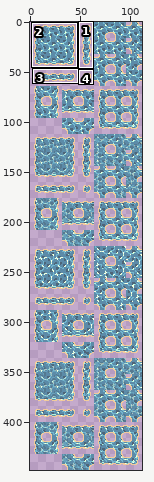
Two states of a sprite sheet, assets/sprites/terrain/ocean.png. The first picture is a wide view before the edit; the outline marks the close-up.
Close-up. The starting point:
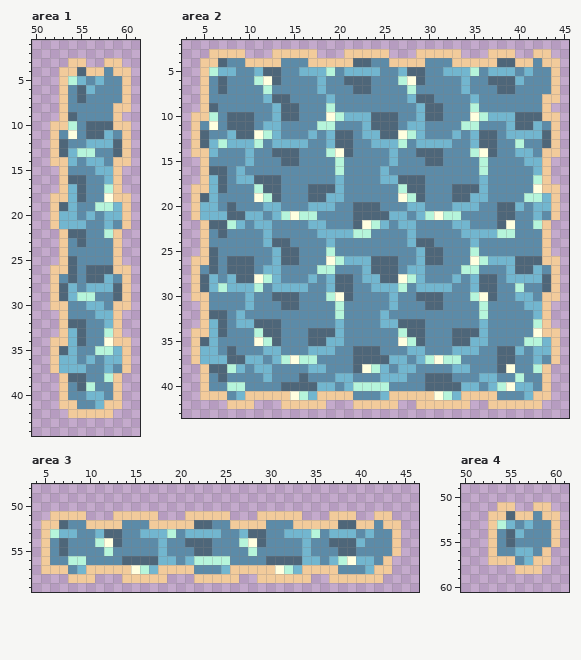
The file is 112x448 pixels. Colours within 5 levels of each other are drawn and written as one. Shown: area 1: x 50..61, y 1..44; area 2: x 3..45, y 2..43; area 3: x 4..46, y 48..59; area 4: x 50..61, y 49..60. The commit also changed other parts of the picture, which this record leaves out.
New version:
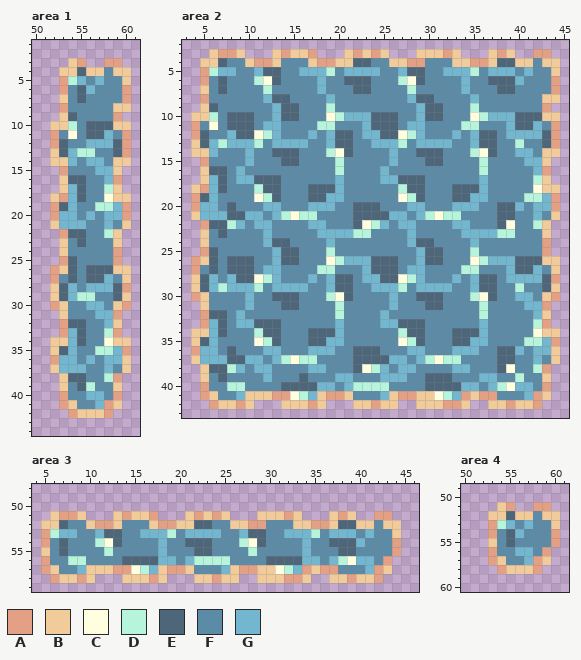
Palette (. is transparent): A #e3a084  B #f2cb9b  C #ffffe0  D #b6f5db  E #4e6679  F #5c8ba8  G #72b6cf
Difference:
--- area 1
@@ x 50..61 @@
  2 ............
- 3 ....BB..BB..
+ 3 ....BA..AA..
  4 ...BBEBBFBB.
- 5 ...BDGFGFFB.
- 6 ...BFEGFFFB.
- 7 ...BFEFFFFB.
- 8 ...BFFFFFBB.
- 9 ...BEFFFFB..
+ 5 ...ADGFGFFB.
+ 6 ...AFEGFFFA.
+ 7 ...BFEFFFFA.
+ 8 ...AFFFFFBB.
+ 9 ...BEFFFFA..
 10 ..BBDFEEEBB.
-11 ..BFCFEEGFB.
-12 ..BEFFGGGEB.
-13 ..BEGDDFFEB.
+11 ..AFCFEEGFA.
+12 ..AEFFGGGEA.
+13 ..BEGDDFFEA.
 14 ..BBGFGGFBB.
-15 ...BFFFGGB..
-16 ...BEEFFGB..
+15 ...AFFFGGB..
+16 ...BEEFFGA..
 17 ...BGEFFDB..
-18 ..BBGEFFCBB.
-19 ..BEGFFDDGB.
-20 ..BGGFGFGGB.
+18 ..BAGEFFCBB.
+19 ..AEGFFDDGA.
+20 ..AGGFGFGGA.
 21 ..BGGGFFGFB.
-22 ...BEEFFDB..
+22 ...AEEFFDB..
 23 ...BFEFFFB..
-24 ...BFFFFFB..
-25 ...BEFFFFB..
-26 ..BBEFEEEBB.
-27 ..BFEFEEGFB.
-28 ..BEGFGGGEB.
+24 ...BFFFFFA..
+25 ...AEFFFFA..
+26 ..ABEFEEEBB.
+27 ..AFEFEEGFB.
+28 ..BEGFGGGEA.
 29 ..BEGDDFFEB.
-30 ..BBFFGGFBB.
-31 ...BFFFGGB..
-32 ...BEEFFGB..
-33 ...BGEFFDB..
+30 ..ABFFGGFBA.
+31 ...BFFFGGA..
+32 ...AEEFFGB..
+33 ...AGEFFDA..
 34 ..BBGEFFCBB.
-35 ..BEGFFDDGB.
-36 ..BGGFGFGGB.
+35 ..BEGFFDDGA.
+36 ..AGGFGFGGB.
 37 ..BGGGFFGFB.
-38 ...BEEFFDB..
+38 ...BEEFFDA..
 39 ...BFEDFFB..
-40 ...BFFGGFB..
-41 ...BBFFGBB..
-42 ....BBBBB...
+40 ...AFFGGFA..
+41 ...ABFFGAB..
+42 ....ABBBA...
 43 ............
--- area 2
@@ x 3..45 @@
  2 ...........................................
- 3 ...BBBB...BBBBB...BBBBB...BBBBB...BBB..BB..
- 4 ..BBEFFBBBBFFFBBBBBEEFFBBBBFFFBBBBBEEBBFBB.
- 5 ..BDGGFFGEEFFGGGDFGGGGFFGEEFFGGGDFGGGFGFFB.
- 6 ..BFEFFFDCEFFFFGFFEEEFFFDCEFFFFGFFEEEGFFFB.
- 7 ..BFEFFFFDFFFFFGFFFEEFFFFDFFFFFGFFFEEFFFFB.
- 8 ..BFFFFFFGEEFFFFGFFFFFFFFGEEFFFFGFFFFFFFBB.
- 9 ..BEFFFFFFGEEFFFDFFFFFFFFFGEEFFFDFFFFFFFB..
+ 3 ...BAAB...BABBA...BABAB...BBBAB...BAB..AA..
+ 4 ..BBEFFBAABFFFBAABBEEFFBBAAFFFBBAABEEBBFBB.
+ 5 ..ADGGFFGEEFFGGGDFGGGGFFGEEFFGGGDFGGGFGFFB.
+ 6 ..AFEFFFDCEFFFFGFFEEEFFFDCEFFFFGFFEEEGFFFA.
+ 7 ..BFEFFFFDFFFFFGFFFEEFFFFDFFFFFGFFFEEFFFFA.
+ 8 ..AFFFFFFGEEFFFFGFFFFFFFFGEEFFFFGFFFFFFFBB.
+ 9 ..BEFFFFFFGEEFFFDFFFFFFFFFGEEFFFDFFFFFFFA..
 10 .BBDFEEEFFGEEFFFCDGGGEEEFFGEEFFFCDGGGEEEBB.
-11 .BFCFEEEFGGFFFFDDFFFGEEEFGGFFFFDDFFFGEEGFB.
-12 .BEFFGEECDGFFFGFGEEFGGEECDGFFFGFGEEFGGGGEB.
-13 .BEGDGGGDFGGGGFFGEEFFGGGDFGGGGFFGEEFFDFFEB.
+11 .AFCFEEEFGGFFFFDDFFFGEEEFGGFFFFDDFFFGEEGFA.
+12 .AEFFGEECDGFFFGFGEEFGGEECDGFFFGFGEEFGGGGEA.
+13 .BEGDGGGDFGGGGFFGEEFFGGGDFGGGGFFGEEFFDFFEA.
 14 .BBGFFFGFFEEEFFFDCEFFFFGFFEEEFFFDCEFFGGFBB.
-15 ..BFFFFGFFFEEFFFFDFFFFFGFFFEEFFFFDFFFFGGB..
-16 ..BEEFGFFFFFFFFFFDFFFFGFFFFFFFFFFDFFFFFGB..
+15 ..AFFFFGFFFEEFFFFDFFFFFGFFFEEFFFFDFFFFGGB..
+16 ..BEEFGFFFFFFFFFFDFFFFGFFFFFFFFFFDFFFFFGA..
 17 ..BGEFGGEEEFFFFFFGFFFFGGEEEFFFFFFGFFFFFDB..
-18 .BBGEFFFDEEFFFEEEGFFFFFFDEEFFFEEEGFFFFFCBB.
-19 .BEGFFFFCDEFFFEEGGFFFFFFCDEFFFEEGGFFFFDDGB.
-20 .BGGFEFFFGGFFFGGGFFEEEFFFGGFFFGGGFFEEGFGGB.
+18 .BAGEFFFDEEFFFEEEGFFFFFFDEEFFFEEEGFFFFFCBB.
+19 .AEGFFFFCDEFFFEEGGFFFFFFCDEFFFEEGGFFFFDDGA.
+20 .AGGFEFFFGGFFFGGGFFEEEFFFGGFFFGGGFFEEGFGGA.
 21 .BGGGEEGGFGDCDDFFFFEEEEGGFGDCDDFFFFEEFFGFB.
-22 ..BEEDGFGGFFFFGGFFFECDGFGGFFFFGGFFFECFFDB..
+22 ..AEEDGFGGFFFFGGFFFECDGFGGFFFFGGFFFECFFDB..
 23 ..BFEFFFFGFFFFFGGGGDDFFFFGFFFFFGGGGDDFFFB..
-24 ..BFFFFFFGEEFFFFGFFFFFFFFGEEFFFFGFFFFFFFB..
-25 ..BEFFFFFFGEEFFFDFFFFFFFFFGEEFFFDFFFFFFFB..
-26 .BBEFEEEFFGEEFFFCDGGGEEEFFGEEFFFCDGGGEEEBB.
-27 .BFEFEEEFGGFFFFDDFFFGEEEFGGFFFFDDFFFGEEGFB.
-28 .BEGFGEECDGFFFGFGEEFGGEECDGFFFGFGEEFGGGGEB.
+24 ..BFFFFFFGEEFFFFGFFFFFFFFGEEFFFFGFFFFFFFA..
+25 ..AEFFFFFFGEEFFFDFFFFFFFFFGEEFFFDFFFFFFFA..
+26 .ABEFEEEFFGEEFFFCDGGGEEEFFGEEFFFCDGGGEEEBB.
+27 .AFEFEEEFGGFFFFDDFFFGEEEFGGFFFFDDFFFGEEGFB.
+28 .BEGFGEECDGFFFGFGEEFGGEECDGFFFGFGEEFGGGGEA.
 29 .BEGDGGGDFGGGGFFGEEFFGGGDFGGGGFFGEEFFDFFEB.
-30 .BBFFFFGFFEEEFFFDCEFFFFGFFEEEFFFDCEFFGGFBB.
-31 ..BFFFFGFFFEEFFFFDFFFFFGFFFEEFFFFDFFFFGGB..
-32 ..BEEFGFFFFFFFFFFDFFFFGFFFFFFFFFFDFFFFFGB..
-33 ..BGEFGGEEEFFFFFFGFFFFGGEEEFFFFFFGFFFFFDB..
+30 .ABFFFFGFFEEEFFFDCEFFFFGFFEEEFFFDCEFFGGFBA.
+31 ..BFFFFGFFFEEFFFFDFFFFFGFFFEEFFFFDFFFFGGA..
+32 ..AEEFGFFFFFFFFFFDFFFFGFFFFFFFFFFDFFFFFGB..
+33 ..AGEFGGEEEFFFFFFGFFFFGGEEEFFFFFFGFFFFFDA..
 34 .BBGEFFFDEEFFFEEEGFFFFFFDEEFFFEEEGFFFFFCBB.
-35 .BEGFFFFCDEFFFEEGGFFFFFFCDEFFFEEGGFFFFDDGB.
-36 .BGGFEFFFGGFFFGGGFFEEEFFFGGFFFGGGFFEEGFGGB.
+35 .BEGFFFFCDEFFFEEGGFFFFFFCDEFFFEEGGFFFFDDGA.
+36 .AGGFEFFFGGFFFGGGFFEEEFFFGGFFFGGGFFEEGFGGB.
 37 .BGGGEEGGFGDCDDFFFFEEEEGGFGDCDDFFFFEEFFGFB.
-38 ..BEEDGFGGFFFFGGFFFECDGFGGFFFFGGFFFECFFDB..
+38 ..BEEDGFGGFFFFGGFFFECDGFGGFFFFGGFFFECFFDA..
 39 ..BFEFFFFGFFFEFFFGGFFFGGGFFEEEFFFGGFFDFFB..
-40 ..BFFDDFFFFEEEEGGFGDDDDFFFFEEEEGGFGDCGGFB..
-41 ..BBBFGBBBBBCDGBBBBFFFGBBBBBCDGBBBBFFFGBB..
-42 .....BBB...BBBBB...BBBBB..BBBBBB..BBBBBB...
+40 ..AFFDDFFFFEEEEGGFGDDDDFFFFEEEEGGFGDCGGFA..
+41 ..ABFFGBBBAACDGBAABFFFGBAABBCDGABAAFFFGAB..
+42 ...ABBAB...BBBAB...BBABB..BBBAAB..BBABBA...
 43 ...........................................
--- area 3
@@ x 4..46 @@
 50 ...........................................
-51 ..BBBB...BBBBB...BBBBB...BBBBB...BBB..BB...
-52 .BBEFFBBBBFFFBBBBBEEFFBBBBFFFBBBBBEEBBFBB..
-53 .BDGGFFGEEFFGGGDFGGGGFFGEEFFGGGDFGGGFGFFB..
-54 .BFEFFFDCEFFFFGFFEEEFFFDCEFFFFGFFEEEGFFFB..
-55 .BFEFFFFDFFFFFGFFFEEFFFFDFFFFFGFFFEEFFFFB..
-56 .BFFDDFFFFEEEEGGFGDDDDFFFFEEEEGGFGDCGGFB...
-57 .BBBFGBBBBBCDGBBBBFFFGBBBBBCDGBBBBFFFGBB...
-58 ....BBB...BBBBB...BBBBB..BBBBBB..BBBBBB....
+51 ..BAAB...BABBA...BABAB...BBBAB...BAB..AA...
+52 .BBEFFBAABFFFBAABBEEFFBBAAFFFBBAABEEBBFBB..
+53 .ADGGFFGEEFFGGGDFGGGGFFGEEFFGGGDFGGGFGFFB..
+54 .AFEFFFDCEFFFFGFFEEEFFFDCEFFFFGFFEEEGFFFA..
+55 .BFEFFFFDFFFFFGFFFEEFFFFDFFFFFGFFFEEFFFFA..
+56 .AFFDDFFFFEEEEGGFGDDDDFFFFEEEEGGFGDCGGFA...
+57 .ABFFGBBBAACDGBAABFFFGBAABBCDGABAAFFFGAB...
+58 ..ABBAB...BBBAB...BBABB..BBBAAB..BBABBA....
 59 ...........................................
--- area 4
@@ x 50..61 @@
 50 ............
-51 ....BB..BB..
+51 ....BA..AA..
 52 ...BBEBBFBB.
-53 ...BDGFGFFB.
-54 ...BFEGFFFB.
-55 ...BFEFFFFB.
-56 ...BFFGGFB..
-57 ...BBBFGBB..
-58 ......BBB...
+53 ...ADGFGFFB.
+54 ...AFEGFFFA.
+55 ...BFEFFFFA.
+56 ...AFFGGFA..
+57 ...ABFFGAB..
+58 ....ABBBA...
 59 ............
